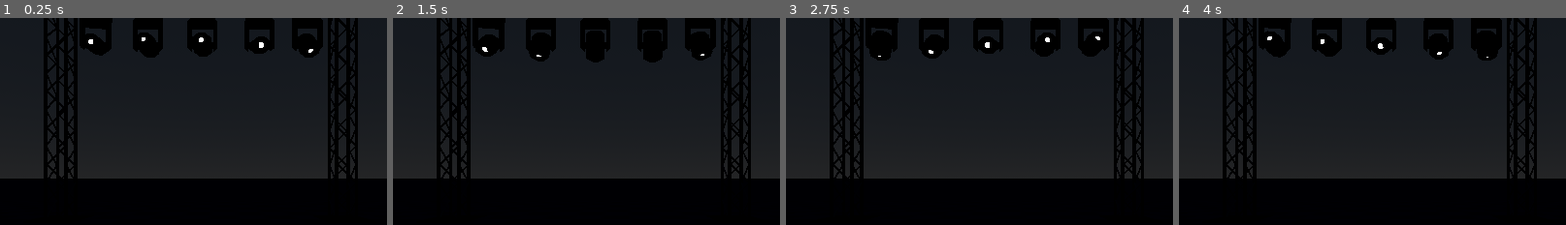
Above: before the commit, frames 1-4 (left to right).
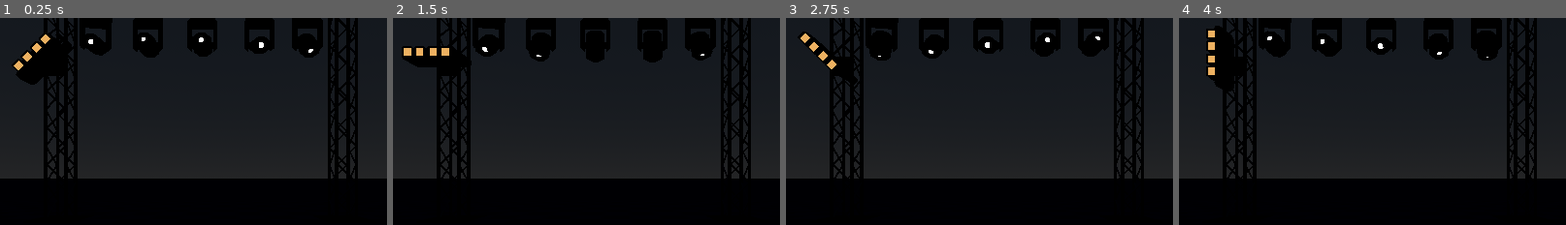
Above: after the commit, the same moments.

Repository: Bigaston/LightShow
Game: Godot game, scene res://scenes/test_scene.tscn
The game is run twice, just before and just after one commit, with the same random seed, the same clock (stepped at 60 frames per second) and the same inputs.
Inputs (mouse positions are % of the whole screen's width and height, from its top left):
- Up to frame 1 (0.25 s): no input
- Up to frame 2 (1.5 s): move the mouse to (72, 42) at 0.52 s; hold S (flying_cam_backward) 0.53-1.25 s; click (72, 42) at 0.67 s; drag from (30, 53) to (45, 69) at 1.27 s
- Up to frame 3 (2.75 s): move the mouse to (60, 24) at 2.02 s; hold W (flying_cam_forward) from 2.03 s (still down); click (60, 24) at 2.17 s
- Up to frame 4 (4 s): release W (flying_cam_forward) at 2.75 s; drag from (45, 69) to (20, 32) at 2.77 s; move the mouse to (80, 63) at 3.52 s; hold D (flying_cam_right) from 3.53 s (still down); click (80, 63) at 3.67 s
The pictures show only the part of the screen within x 21-71%, y 9-59%; the shares and areas given below are measured in that part.

The runs differ from the first frame. In frame 1, 1.7% of the frame differs, in the area x 3-19%, y 7-33%; in frame 2, 1.3%; in frame 3, 0.9%; in frame 4, 1.6%.

Commit message:
Ajout d'une light bar

Diff:
--- /dev/null
+++ b/objects/placable_elements/LightBar.gd
@@ -0,0 +1,50 @@
+@tool
+
+extends Node3D
+
+@export var color: Color = Color.WHITE:
+	set(value):
+		color = value
+
+		for light in lights:
+			if light:
+				light.light_color = color
+
+			light_render.albedo_color = color
+			light_render.emission = color
+
+@export_range(0, 20) var power: float = 0:
+	set(value):
+		power = value
+
+		for light in lights:
+			if light:
+				light.light_energy = value
+
+@export_range(10, 70) var angle: float = 20:
+	set(value):
+		angle = value
+
+		for light in lights:
+			if light:
+				light.spot_angle = angle
+
+@export_range(-180,180) var pan: float = 0:
+	set(value):
+		pan = value
+
+		if pan_pivot:
+			pan_pivot.rotation_degrees.y = value
+
+@export_range(-120, 120) var tilt: float = 0:
+	set(value):
+		tilt = value
+
+		if tilt_pivot:
+			tilt_pivot.rotation_degrees.z = value
+
+@export_subgroup("PrivateSettings")
+@export var lights: Array[SpotLight3D]
+@export var pan_pivot: Node3D
+@export var tilt_pivot: Node3D
+@export var light_render: StandardMaterial3D
--- /dev/null
+++ b/objects/placable_elements/LightBar.tscn
@@ -0,0 +1,58 @@
+[gd_scene load_steps=4 format=3 uid="uid://5pex6hghwp8i"]
+
+[ext_resource type="Script" path="res://objects/placable_elements/LightBar.gd" id="1_1p2sg"]
+[ext_resource type="PackedScene" uid="uid://m5ja5w3vvt05" path="res://resources/meshs/LightBar.glb" id="1_8xpqj"]
+
+[sub_resource type="StandardMaterial3D" id="StandardMaterial3D_ttcka"]
+emission_enabled = true
+emission = Color(1, 1, 1, 1)
+
+[node name="LightBar" type="Node3D" node_paths=PackedStringArray("lights", "pan_pivot", "tilt_pivot")]
+script = ExtResource("1_1p2sg")
+lights = [NodePath("Model/Node/Tilt2/Light5/Light1/SpotLight3D"), NodePath("Model/Node/Tilt2/Light5/Light22/SpotLight3D2"), NodePath("Model/Node/Tilt2/Light5/Light32/SpotLight3D3"), NodePath("Model/Node/Tilt2/Light5/Light42/SpotLight3D4")]
+pan_pivot = NodePath("Model/Node/Tilt2")
+tilt_pivot = NodePath("Model/Node/Tilt2/Light5")
+light_render = SubResource("StandardMaterial3D_ttcka")
+
+[node name="Model" parent="." instance=ExtResource("1_8xpqj")]
+
+[node name="Tilt2" parent="Model/Node" index="1"]
+transform = Transform3D(1, 0, 0, 0, 1, 0, 0, 0, 1, 0, 0.35625, 0)
+
+[node name="Light" parent="Model/Node/Tilt2/Light5/Light1" index="1"]
+surface_material_override/0 = SubResource("StandardMaterial3D_ttcka")
+
+[node name="SpotLight3D" type="SpotLight3D" parent="Model/Node/Tilt2/Light5/Light1" index="2"]
+transform = Transform3D(1, 0, 0, 0, -4.37114e-08, -1, 0, 1, -4.37114e-08, 0, 0.12278, 0)
+shadow_enabled = true
+spot_range = 10.0
+spot_angle = 10.0
+
+[node name="Light2" parent="Model/Node/Tilt2/Light5/Light22" index="1"]
+surface_material_override/0 = SubResource("StandardMaterial3D_ttcka")
+
+[node name="SpotLight3D2" type="SpotLight3D" parent="Model/Node/Tilt2/Light5/Light22" index="2"]
+transform = Transform3D(1, 0, 0, 0, -4.37114e-08, -1, 0, 1, -4.37114e-08, 0, 0.12278, -0.184115)
+shadow_enabled = true
+spot_range = 10.0
+spot_angle = 10.0
+
+[node name="Light3" parent="Model/Node/Tilt2/Light5/Light32" index="1"]
+surface_material_override/0 = SubResource("StandardMaterial3D_ttcka")
+
+[node name="SpotLight3D3" type="SpotLight3D" parent="Model/Node/Tilt2/Light5/Light32" index="2"]
+transform = Transform3D(1, 0, 0, 0, -4.37114e-08, -1, 0, 1, -4.37114e-08, 0, 0.57278, -0.103079)
+shadow_enabled = true
+spot_range = 10.0
+spot_angle = 10.0
+
+[node name="Light4" parent="Model/Node/Tilt2/Light5/Light42" index="1"]
+surface_material_override/0 = SubResource("StandardMaterial3D_ttcka")
+
+[node name="SpotLight3D4" type="SpotLight3D" parent="Model/Node/Tilt2/Light5/Light42" index="2"]
+transform = Transform3D(1, 0, 0, 0, -4.37114e-08, -1, 0, 1, -4.37114e-08, 0, 0.12278, -5.29289e-05)
+shadow_enabled = true
+spot_range = 10.0
+spot_angle = 10.0
+
+[editable path="Model"]
--- a/objects/placable_elements/Lyre.gd
+++ b/objects/placable_elements/Lyre.gd
@@ -4,7 +4,7 @@
 
 enum Shape {None, Star}
 
-@export var color: Color:
+@export var color: Color = Color.WHITE:
 	set(value):
 		color = value
 
--- a/scenes/test_scene.tscn
+++ b/scenes/test_scene.tscn
@@ -1,9 +1,10 @@
-[gd_scene load_steps=13 format=3 uid="uid://v30ikj67ys62"]
+[gd_scene load_steps=14 format=3 uid="uid://v30ikj67ys62"]
 
 [ext_resource type="PackedScene" uid="uid://c77cqyhql034w" path="res://objects/cameras/FlyingCamera.tscn" id="1_plhtt"]
 [ext_resource type="PackedScene" uid="uid://cr1arqkchrm1h" path="res://objects/placable_elements/Lyre.tscn" id="1_wkpo5"]
 [ext_resource type="PackedScene" uid="uid://bykyupejixulv" path="res://objects/ground.tscn" id="3_5dhwy"]
 [ext_resource type="PackedScene" uid="uid://vfvvfjugv2qs" path="res://objects/placable_elements/Structure.tscn" id="3_r50tl"]
+[ext_resource type="PackedScene" uid="uid://5pex6hghwp8i" path="res://objects/placable_elements/LightBar.tscn" id="5_indfa"]
 
 [sub_resource type="ProceduralSkyMaterial" id="ProceduralSkyMaterial_kxehk"]
 sky_horizon_color = Color(0.64625, 0.65575, 0.67075, 1)
@@ -108,6 +109,18 @@
 "update": 0,
 "values": [180.0, -180.0, 180.0, -180.0]
 }
+tracks/6/type = "value"
+tracks/6/imported = false
+tracks/6/enabled = true
+tracks/6/path = NodePath("../Structure/LightBar:pan")
+tracks/6/interp = 1
+tracks/6/loop_wrap = true
+tracks/6/keys = {
+"times": PackedFloat32Array(0, 2),
+"transitions": PackedFloat32Array(1, 1),
+"update": 0,
+"values": [180.0, -180.0]
+}
 
 [sub_resource type="Animation" id="Animation_4nftd"]
 length = 0.001
@@ -171,6 +184,13 @@
 lenght = 6
 is_on_ground = true
 
+[node name="LightBar" parent="Structure" instance=ExtResource("5_indfa")]
+transform = Transform3D(1, 0, 0, 0, -4.37114e-08, -1, 0, 1, -4.37114e-08, 0, 0.703879, 0.148626)
+color = Color(0.853996, 0.555892, 0.299607, 1)
+power = 5.0
+angle = 10.0
+pan = 180.0
+
 [node name="Structure2" parent="." instance=ExtResource("3_r50tl")]
 transform = Transform3D(1, 0, 0, 0, 1, 0, 0, 0, 1, 4.7599, 1.81773, 0)
 number_of_border = 4
Binary file added: resources/meshs/LightBar.glb
Not shown, added: resources/meshs/LightBar.glb.import
Binary file added: support/blockbench/textures/light_bar_base.png
Binary file added: support/blockbench/textures/light_bar_light.png
Binary file added: support/blockbench/textures/light_bar_light_preview.png
Binary file added: support/blockbench/textures/light_bar_pan.png
Binary file added: support/blockbench/textures/light_bar_pan_support.png
Binary file added: support/blockbench/textures/light_bar_tilt.png
Not shown, added: support/blockbench/LightBar.bbmodel
